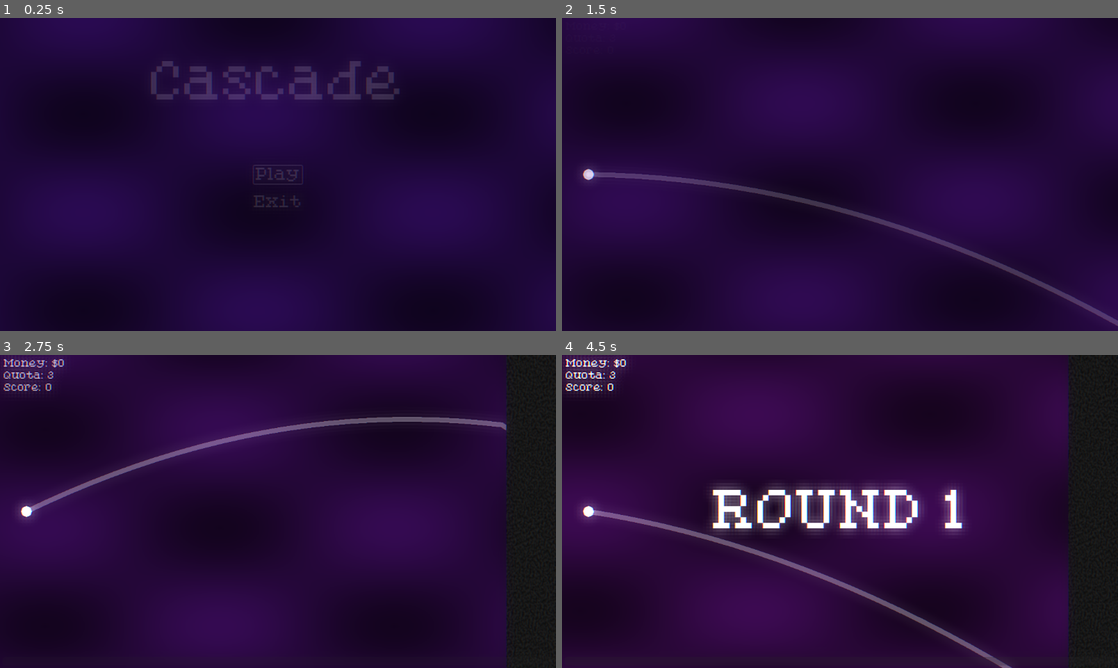
Above: before the commit, frames 1-4 (two rows, left to right).
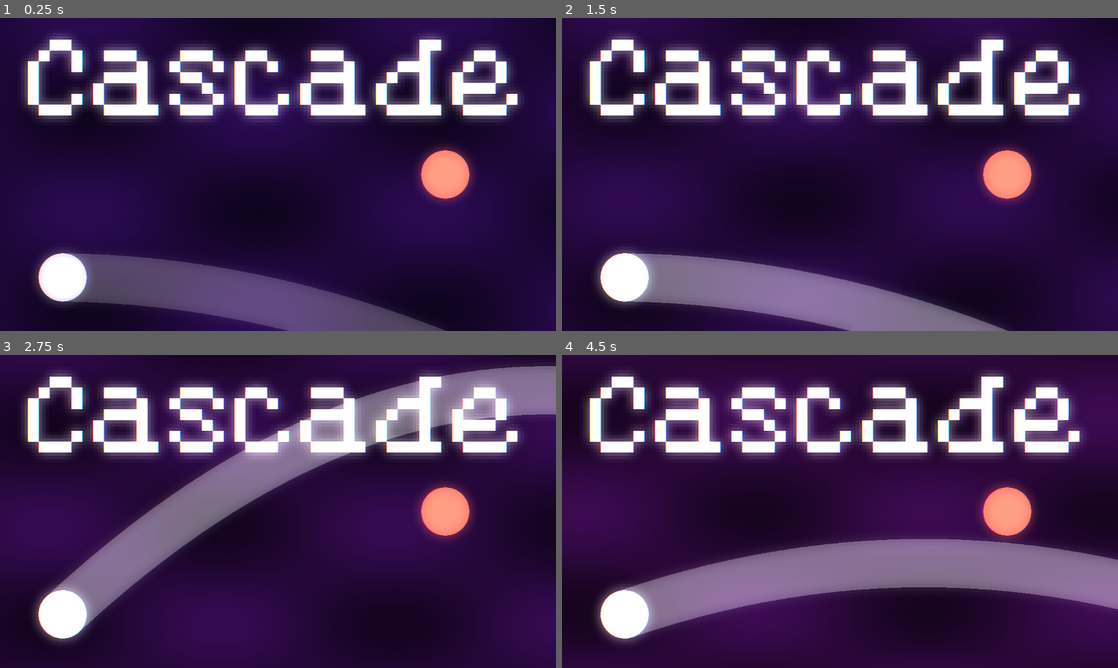
Above: after the commit, the same moments.

Repository: RLATIS/Cascade
Game: Godot game, scene res://scenes/capsule.tscn
The game is run twice, just before and just after one commit, with the same random seed, the same clock (stepped at 60 frames per second) and the same inputs. Before the commit the project starts from res://scenes/menu.tscn.
Inputs (mouse positions are in pixels of both pictures, inside the frame that each line leads up to):
- Up to frame 1 (0.25 s): no input
- Up to frame 2 (1.5 s): click (840, 174) at 0.5 s, where only the run before the commit has a clickable "Play"; click (840, 174) at 1.25 s, where only the run before the commit has a clickable "Play"
- Up to frame 3 (2.75 s): move the mouse to (400, 495) at 2.02 s; hold Up (uppc) from 2.03 s (still down); click (400, 495) at 2.1 s
- Up to frame 4 (4.5 s): move the mouse to (728, 527) at 2.77 s; release Up (uppc) at 2.78 s; hold Down (downpc) 2.78-3.53 s; click (728, 527) at 2.85 s; move the mouse to (895, 442) at 3.52 s; hold Up (uppc) from 3.53 s (still down); click (895, 442) at 3.6 s; move the mouse to (812, 574) at 4.27 s; click (812, 574) at 4.35 s

The runs differ from the first frame. In frame 1, 26% of the frame differs, in the area x 3-94%, y 4-100%; in frame 2, 28%; in frame 3, 35%; in frame 4, 44%, in the area x 0-100%, y 0-100%.

Commit message:
Added capsule image and scene

Diff:
--- a/project.godot
+++ b/project.godot
@@ -11,7 +11,7 @@
 [application]
 
 config/name="bounceback"
-run/main_scene="uid://cjnxsyfpslufq"
+run/main_scene="uid://bwxqm01ai2vuw"
 config/features=PackedStringArray("4.5", "Forward Plus")
 boot_splash/image="uid://cog4wu0hsfjm5"
 config/icon="res://textures/icon.svg"
--- /dev/null
+++ b/scenes/capsule.tscn
@@ -0,0 +1,129 @@
+[gd_scene load_steps=14 format=3 uid="uid://bwxqm01ai2vuw"]
+
+[ext_resource type="FontFile" uid="uid://d37jpsgvq5ukx" path="res://textures/PixelatedEleganceRegular-ovawB.ttf" id="1_op718"]
+[ext_resource type="PackedScene" uid="uid://bb4vriqs8koif" path="res://scenes/effects.tscn" id="1_tdrdg"]
+[ext_resource type="PackedScene" uid="uid://e3lkvta0rwwl" path="res://scenes/bg.tscn" id="3_adsns"]
+[ext_resource type="Script" uid="uid://hyty8q23rpl7" path="res://scripts/shooter.gd" id="4_1uodv"]
+[ext_resource type="Texture2D" uid="uid://b4pfnfeslgvx" path="res://textures/ball.png" id="5_1f21j"]
+
+[sub_resource type="PhysicsMaterial" id="PhysicsMaterial_2k42m"]
+bounce = 0.5
+
+[sub_resource type="CircleShape2D" id="CircleShape2D_3hvrt"]
+radius = 10.67
+
+[sub_resource type="CircleShape2D" id="CircleShape2D_tdrdg"]
+radius = 50.0
+
+[sub_resource type="CircleShape2D" id="CircleShape2D_adsns"]
+radius = 8.0
+
+[sub_resource type="Gradient" id="Gradient_1uodv"]
+colors = PackedColorArray(1, 1, 1, 1, 1, 1, 1, 1)
+
+[sub_resource type="GradientTexture2D" id="GradientTexture2D_1f21j"]
+gradient = SubResource("Gradient_1uodv")
+width = 4
+height = 4
+
+[sub_resource type="Curve" id="Curve_2k42m"]
+_data = [Vector2(0, 1), 0.0, 0.0, 0, 0, Vector2(0.7674419, 1), 0.0, 0.0, 0, 0, Vector2(1, 0), 0.0, 0.0, 0, 0]
+point_count = 3
+
+[sub_resource type="Curve" id="Curve_3hvrt"]
+_limits = [0.0, 200.0, 0.0, 1.0]
+_data = [Vector2(0.010869563, 200), 0.0, 0.0, 0, 0, Vector2(0.7880435, 94.38202), 0.0, 0.0, 0, 0, Vector2(1, 0), -1405.8446, 0.0, 0, 0]
+point_count = 3
+
+[node name="capsule" type="Node2D"]
+
+[node name="effects" parent="." instance=ExtResource("1_tdrdg")]
+
+[node name="title" type="CanvasLayer" parent="."]
+
+[node name="title" type="Label" parent="title"]
+anchors_preset = 8
+anchor_left = 0.5
+anchor_top = 0.5
+anchor_right = 0.5
+anchor_bottom = 0.5
+offset_left = -389.0
+offset_top = -236.0
+offset_right = 389.0
+offset_bottom = -143.0
+grow_horizontal = 2
+grow_vertical = 2
+theme_override_fonts/font = ExtResource("1_op718")
+theme_override_font_sizes/font_size = 203
+text = "Cascade"
+horizontal_alignment = 1
+vertical_alignment = 1
+
+[node name="bg" parent="." instance=ExtResource("3_adsns")]
+
+[node name="shooter" type="RigidBody2D" parent="."]
+position = Vector2(-446, 213)
+physics_material_override = SubResource("PhysicsMaterial_2k42m")
+gravity_scale = 0.5
+freeze = true
+script = ExtResource("4_1uodv")
+shootSpeed = 1000.0
+sizedecay = 0.5
+
+[node name="ballSprite" type="Sprite2D" parent="shooter"]
+scale = Vector2(0.389, 0.389)
+texture = ExtResource("5_1f21j")
+
+[node name="shootercol" type="CollisionShape2D" parent="shooter"]
+shape = SubResource("CircleShape2D_3hvrt")
+disabled = true
+
+[node name="path" type="Line2D" parent="shooter"]
+width = 100.0
+default_color = Color(1, 1, 1, 0.2627451)
+joint_mode = 2
+begin_cap_mode = 2
+end_cap_mode = 2
+sharp_limit = 10.0
+round_precision = 16
+
+[node name="Camera2D" type="Camera2D" parent="."]
+
+[node name="targetBall" type="RigidBody2D" parent="."]
+position = Vector2(347, 0)
+mass = 99999.0
+gravity_scale = 0.0
+
+[node name="ballSprite" type="Sprite2D" parent="targetBall"]
+modulate = Color(1, 0.38807395, 0.31868142, 1)
+scale = Vector2(0.389, 0.389)
+texture = ExtResource("5_1f21j")
+
+[node name="targetcol" type="CollisionShape2D" parent="targetBall"]
+shape = SubResource("CircleShape2D_tdrdg")
+
+[node name="hitarea" type="Area2D" parent="targetBall"]
+
+[node name="hitcol" type="CollisionShape2D" parent="targetBall/hitarea"]
+shape = SubResource("CircleShape2D_adsns")
+debug_color = Color(0, 0.6, 0.69803923, 0)
+
+[node name="part" type="CPUParticles2D" parent="targetBall"]
+modulate = Color(1, 0.3882353, 0.31764707, 1)
+position = Vector2(0, -1)
+emitting = false
+amount = 32
+texture = SubResource("GradientTexture2D_1f21j")
+lifetime = 0.3
+one_shot = true
+explosiveness = 1.0
+randomness = 1.0
+lifetime_randomness = 1.0
+spread = 180.0
+gravity = Vector2(0, 0)
+initial_velocity_min = 100.0
+initial_velocity_max = 200.0
+scale_amount_curve = SubResource("Curve_2k42m")
+anim_speed_curve = SubResource("Curve_3hvrt")
+
+[connection signal="body_entered" from="targetBall/hitarea" to="targetBall" method="_on_hitarea_body_entered"]
Binary file added: textures/capsuleimage.png
